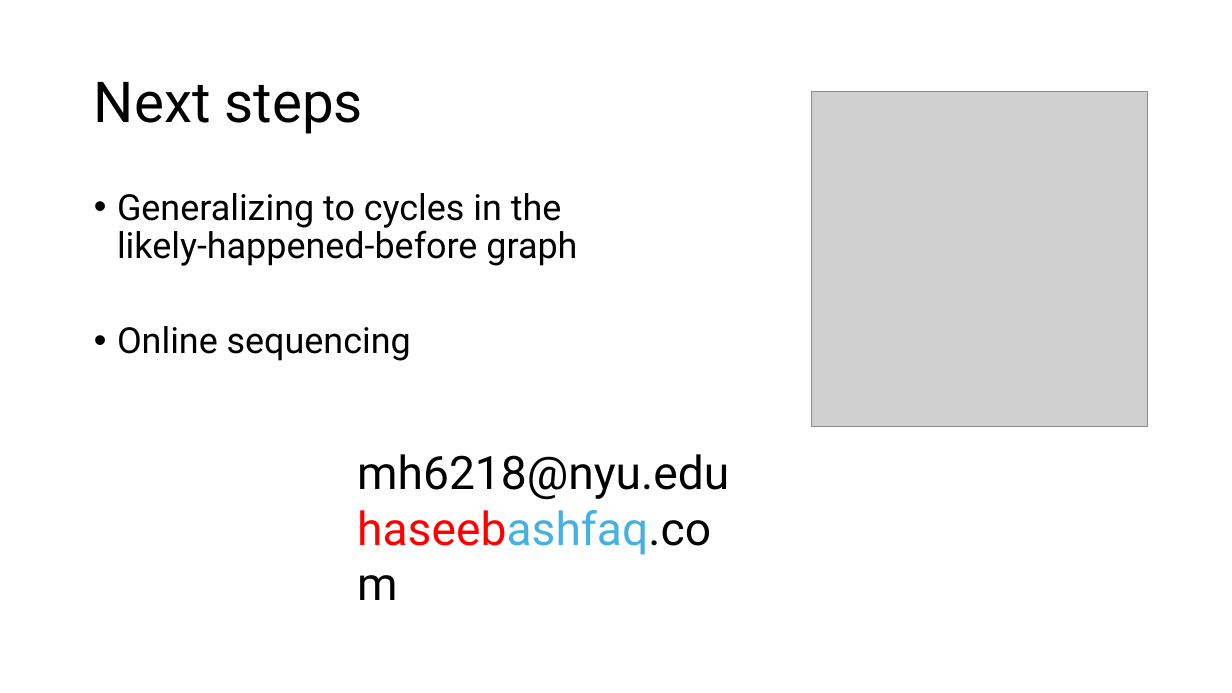
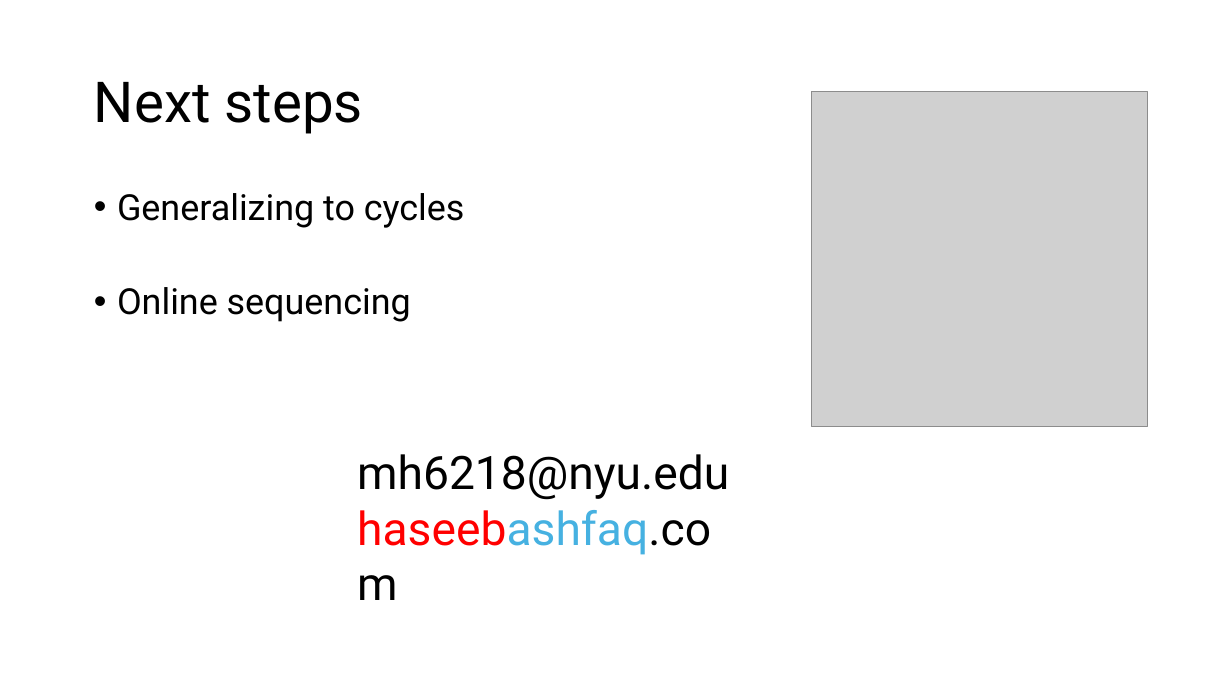
Before and after one commit to HaseebLUMS/Onyx-Presentation, a slide deck: slide 32 of NESysDay2026-tommy.pptx. Drawn at 1232x693 pixels with LibreOffice and Linux fonts; fonts in the diff are those of the drawing; grey boxes stand for pictures. Boxes give left, top, right and bottom in pixels: in the first picture for what was removed or moved away, otherwise in the second. Text is boxed around its words. In the diff, an @@ line names an element or a change of style, - is before the commit and + after.

Commit message:
add new presentation

```diff
--- a/NESysDay2026-tommy.pptx
+++ b/NESysDay2026-tommy.pptx
@@ text at <box>117,193,465,228</box>: text changed @@
-• Generalizing to cycles in the
-  likely-happened-before graph
+• Generalizing to cycles
```
